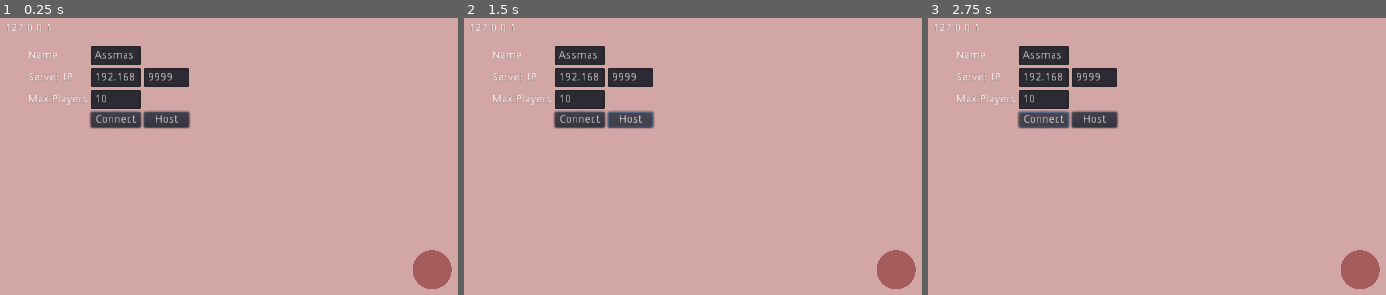
Above: before the commit, frames 1-3 (left to right).
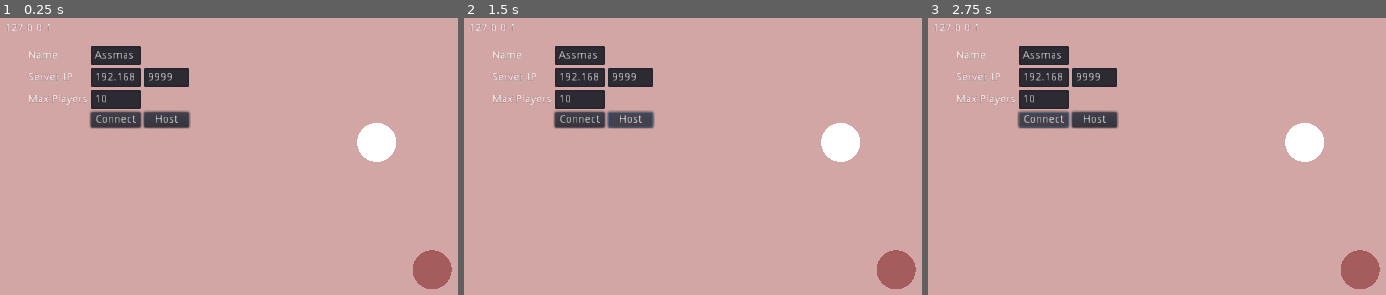
Above: after the commit, the same moments.

Repository: vixus0/ballsparty
Game: Godot game, scene res://root.tscn
Same seed, same stepped clock (60 frames per second), same inputs: the game is played once before the commit and once after it.
Inputs (mouse positions are in pixels of both pictures, inside the frame that each line leads up to):
- Up to frame 1 (0.25 s): no input
- Up to frame 2 (1.5 s): tap Enter at 0.5 s; move the mouse to (outside the picture) at 0.52 s; click (outside the picture) at 0.67 s; click "Host" at 1.25 s
- Up to frame 3 (2.75 s): click "Connect" at 2 s

The runs differ from the first frame. In frame 1, 0.9% of the frame differs, in the area x 77-87%, y 37-52%; in frame 2, 0.9%; in frame 3, 0.9%.
Error in both runs: Invalid get index '0' (on base: 'Array'). (res://root.gd:23)

Commit message:
jiggling balls

Diff:
--- a/ball.gd
+++ b/ball.gd
@@ -1,9 +1,6 @@
-extends Node2D
+extends RigidBody2D
 
-
-# Declare member variables here. Examples:
-# var a = 2
-# var b = "text"
+const IMPULSE = 160.0
 
 var waypoint = Vector2()
 var player_name = "None"
@@ -12,17 +9,18 @@
 
 # Called when the node enters the scene tree for the first time.
 func _ready():
-	self.waypoint = self.get_global_position()
+	waypoint = get_position()
 
 # Called every frame. 'delta' is the elapsed time since the previous frame.
 func _process(delta):
-	var dp = self.get_global_position() - self.waypoint
-	if dp.length() > 1:
-		self.set_global_position(self.get_global_position() - dp * 5 * delta)
+	var dp = waypoint - get_position()
+	if dp.length() < 5:
+		return
+	apply_impulse(Vector2(0,0), dp.normalized() * IMPULSE)
 
 func _input(event):
 	if current_player and (event is InputEventMouseButton and event.button_index == BUTTON_LEFT):
-		self.waypoint = get_global_mouse_position()
+		waypoint = get_global_mouse_position()
 
 func set_current():
 	current_player = true
--- a/ball.tscn
+++ b/ball.tscn
@@ -1,6 +1,9 @@
-[gd_scene load_steps=4 format=2]
+[gd_scene load_steps=5 format=2]
 
 [ext_resource path="res://ball.gd" type="Script" id=1]
+
+[sub_resource type="CircleShape2D" id=3]
+radius = 26.9258
 
 [sub_resource type="SpatialMaterial" id=1]
 albedo_color = Color( 0.141176, 0.207843, 0.411765, 1 )
@@ -10,9 +13,14 @@
 radius = 25.0
 height = 50.0
 
-[node name="ball" type="Node2D"]
-position = Vector2( 335, 210 )
+[node name="ball" type="RigidBody2D"]
+mode = 2
+gravity_scale = 0.0
+linear_damp = 20.0
 script = ExtResource( 1 )
+
+[node name="collision" type="CollisionShape2D" parent="."]
+shape = SubResource( 3 )
 
 [node name="mesh" type="MeshInstance2D" parent="."]
 mesh = SubResource( 2 )
@@ -27,9 +35,9 @@
 
 [node name="label" type="Label" parent="."]
 margin_left = -20.0
-margin_top = -43.0
+margin_top = -46.0
 margin_right = 20.0
-margin_bottom = -29.0
+margin_bottom = -32.0
 align = 1
 __meta__ = {
 "_edit_use_anchors_": false
--- a/root.tscn
+++ b/root.tscn
@@ -1,5 +1,6 @@
-[gd_scene load_steps=5 format=2]
+[gd_scene load_steps=6 format=2]
 
+[ext_resource path="res://ball.tscn" type="PackedScene" id=1]
 [ext_resource path="res://cleves.ogg" type="AudioStream" id=2]
 [ext_resource path="res://root.gd" type="Script" id=3]
 
@@ -129,5 +130,8 @@
 __meta__ = {
 "_edit_use_anchors_": false
 }
+
+[node name="test" parent="." instance=ExtResource( 1 )]
+position = Vector2( 486, 163 )
 [connection signal="pressed" from="static/menu/grid/btn_connect" to="." method="_on_btn_connect_pressed"]
 [connection signal="pressed" from="static/menu/grid/btn_host" to="." method="_on_btn_host_pressed"]
